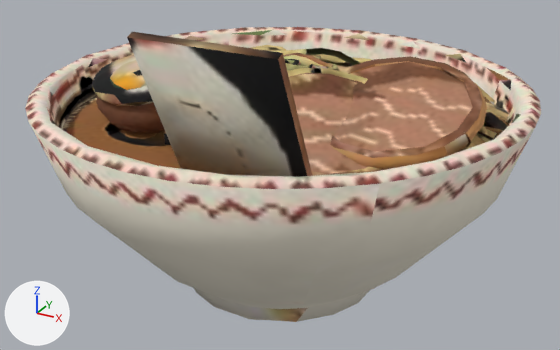
A saved change to the glTF model game/props/food/ramen_shoyu.glb.
Rendered twice from a 50 mm lens placed at (0.217, -0.399, 0.268), pointed at (0.003, -0.009, 0.073). Arrows for +X, +Y and +Z are at lower left; the lights stay in place. The older version comes first. Where no turn or scale is listed for an object, it has been applied to the vertices. Vertices at exactly the same position are counted once.

The older version as bpy lines, for what is in view:
```python
me_prop_ramen_shoyu_felt = bpy.data.meshes.new('prop_ramen_shoyu_felt')
me_prop_ramen_shoyu_felt.from_pydata(...)  # 3662 vertices, 7000 faces; spans x -0.15..0.15, y -0.15..0.15, z 0.0..0.189
me_prop_ramen_shoyu_felt.materials.append(mat_felt_003)
ob_prop_ramen_shoyu_felt = bpy.data.objects.new('prop_ramen_shoyu_felt', me_prop_ramen_shoyu_felt)
ob_prop_ramen_shoyu_felt.location = (0.0, 0.0, 0.0)
```
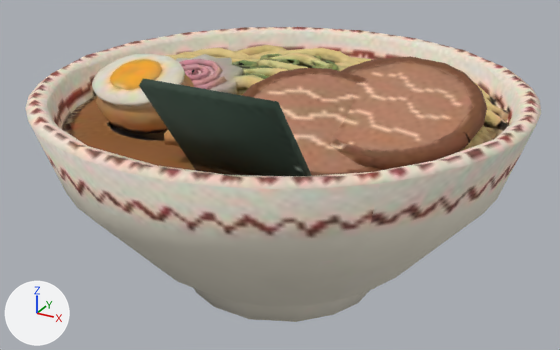
Location of each change, (x1, y1, x2, y2) in pixels of the pictures (560 x 350 px; the box of a moved part takes in the faces that stretch with it):
part 1 of me_prop_ramen_shoyu_felt, moved or reshaped: before (127, 32, 312, 176); after (139, 78, 312, 176)
part 2 of me_prop_ramen_shoyu_felt, surface changed: (49, 30, 520, 322) in both

The change, as a list of edits to the scene's bpy script:
```text
Change me_prop_ramen_shoyu_felt:
    used by ob_prop_ramen_shoyu_felt; location = (0.0, 0.0, 0.0)
    remove me_prop_ramen_shoyu_felt.from_pydata(...)  # 3662 vertices, 7000 faces; spans x -0.15..0.15, y -0.15..0.15, z 0.0..0.189
    add me_prop_ramen_shoyu_felt.from_pydata(...)  # 3662 vertices, 7000 faces; spans x -0.15..0.15, y -0.15..0.15, z 0.0..0.167
    me_prop_ramen_shoyu_felt part 1: the loose piece of 8 vertices spanning x -0.002..0.074, y -0.139..-0.095, z 0.096..0.189 is scaled about its middle by (0.92, 1.21, 0.757), then moved by (0.0, 0.006, -0.011)
    me_prop_ramen_shoyu_felt part 2: 4110 kept faces spanning x -0.14..0.14, y -0.14..0.14, z 0.0..0.167 get new texture (UV) coordinates
```
